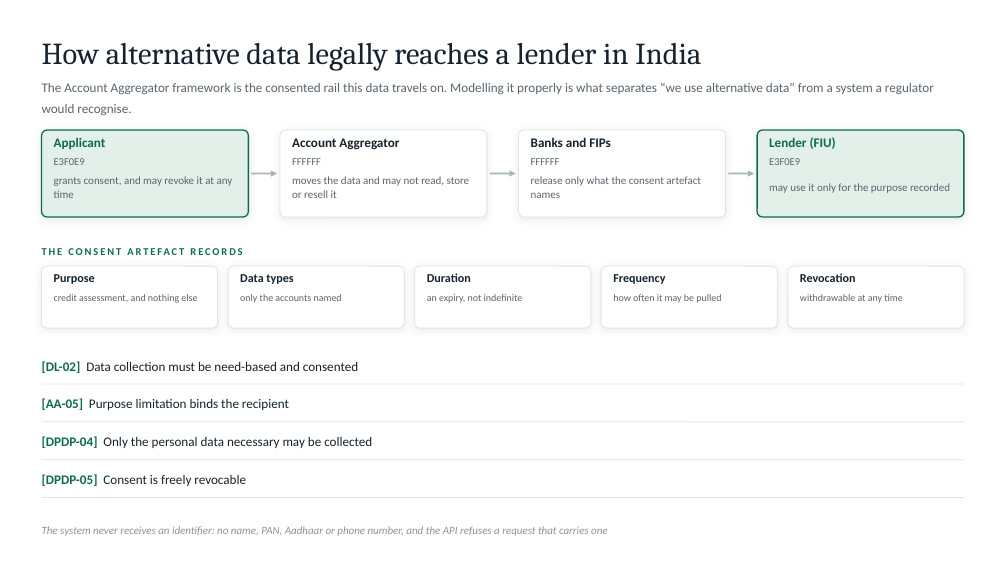
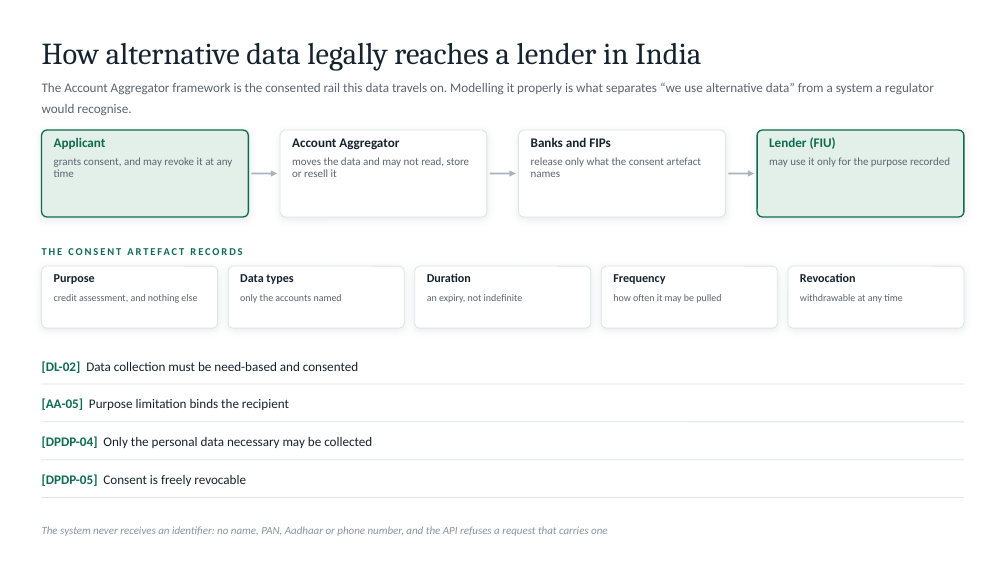
Before and after one commit to Nishantttt-ui/pratyaya, a slide deck: slide 29 of docs/Pratyaya-Synchrony-Hackathon.pptx. Drawn at 1008x567 pixels with LibreOffice and Linux fonts; fonts in the diff are those of the drawing. Boxes give left, top, right and bottom in pixels: in the first picture for what was removed or moved away, otherwise in the second. Text is boxed around its words. In the diff, an @@ line names an element or a change of style, - is before the commit and + after.

```diff
--- a/docs/Pratyaya-Synchrony-Hackathon.pptx
+++ b/docs/Pratyaya-Synchrony-Hackathon.pptx
@@ text "grants consent, and may revoke ...": place and size @@
-text "grants consent, and may revoke ..." at (54, 176, 233, 198)
+text "grants consent, and may revoke ..." at (54, 157, 233, 177)
@@ text removed at (54, 158, 85, 165) @@
-E3F0E9
@@ text "moves the data and may ...": place and size @@
-text "moves the data and may ..." at (292, 176, 470, 198)
+text "moves the data and may ..." at (292, 157, 470, 177)
@@ text removed at (292, 158, 321, 165) @@
-FFFFFF
@@ text "release only what the consent ...": place and size @@
-text "release only what the consent ..." at (531, 176, 701, 198)
+text "release only what the consent ..." at (531, 157, 701, 177)
@@ text removed at (531, 158, 560, 165) @@
-FFFFFF
@@ line spacing 13pt to 12pt; vertical alignment middle to top in 4 elements at (54, 157, 233, 177), (292, 157, 470, 177), (531, 157, 701, 177), (769, 157, 950, 167) @@
@@ text "may use it only for ...": place and size @@
-text "may use it only for ..." at (769, 183, 950, 193)
+text "may use it only for ..." at (769, 157, 950, 167)
@@ text removed at (769, 158, 800, 165) @@
-E3F0E9
```
Also in this commit, not shown: 8 other slides changed, 9 other files.
